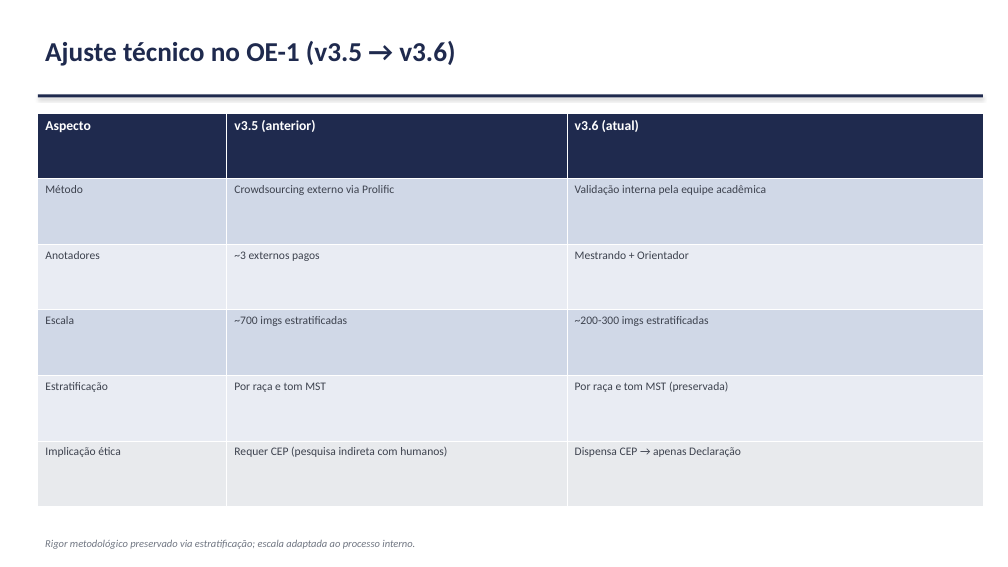
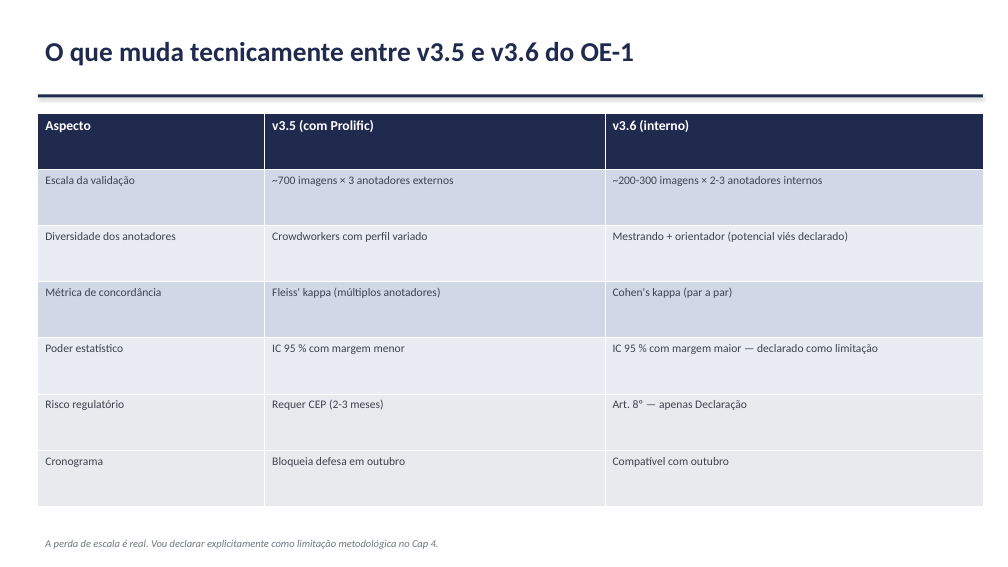
Before and after one commit to marcellozzetti/Facial-Recognition-Models-Mitigating-Bias, a slide deck: slide 19 of docs/ativo/material_reuniao_orientador_2026-07-08.pptx (slide 11 before the commit). Drawn at 1008x567 pixels with LibreOffice and Linux fonts; fonts in the diff are those of the drawing. Boxes give left, top, right and bottom in pixels: in the first picture for what was removed or moved away, otherwise in the second. Text is boxed around its words. In the diff, an @@ line names an element or a change of style, - is before the commit and + after.

```diff
--- a/docs/ativo/material_reuniao_orientador_2026-07-08.pptx
+++ b/docs/ativo/material_reuniao_orientador_2026-07-08.pptx
@@ text at box(45, 42, 634, 66): text changed @@
-Ajuste técnico no OE-1 (v3.5 → v3.6)
+O que muda tecnicamente entre v3.5 e v3.6 do OE-1
@@ table at box(38, 113, 983, 507) @@
-row 1: Aspecto | v3.5 (anterior) | v3.6 (atual)
-row 2: Método | Crowdsourcing externo via Prolific | Validação interna pela equipe acadêmica
-row 3: Anotadores | ~3 externos pagos | Mestrando + Orientador
-row 4: Escala | ~700 imgs estratificadas | ~200-300 imgs estratificadas
-row 5: Estratificação | Por raça e tom MST | Por raça e tom MST (preservada)
-row 6: Implicação ética | Requer CEP (pesquisa indireta com humanos) | Dispensa CEP → apenas Declaração
+row 1: Aspecto | v3.5 (com Prolific) | v3.6 (interno)
+row 2: Escala da validação | ~700 imagens × 3 anotadores externos | ~200-300 imagens × 2-3 anotadores internos
+row 3: Diversidade dos anotadores | Crowdworkers com perfil variado | Mestrando + orientador (potencial viés declarado)
+row 4: Métrica de concordância | Fleiss' kappa (múltiplos anotadores) | Cohen's kappa (par a par)
+row 5: Poder estatístico | IC 95 % com margem menor | IC 95 % com margem maior — declarado como limitação
+row 6: Risco regulatório | Requer CEP (2-3 meses) | Art. 8º — apenas Declaração
+row 7: Cronograma | Bloqueia defesa em outubro | Compatível com outubro
@@ text at box(45, 540, 439, 549): text changed @@
-Rigor metodológico preservado via estratificação; escala adaptada ao processo interno.
+A perda de escala é real. Vou declarar explicitamente como limitação metodológica no Cap 4.
```
Also in this commit, not shown: 9 other slides changed, 16 slides added, 8 slides removed, 1 other file.
